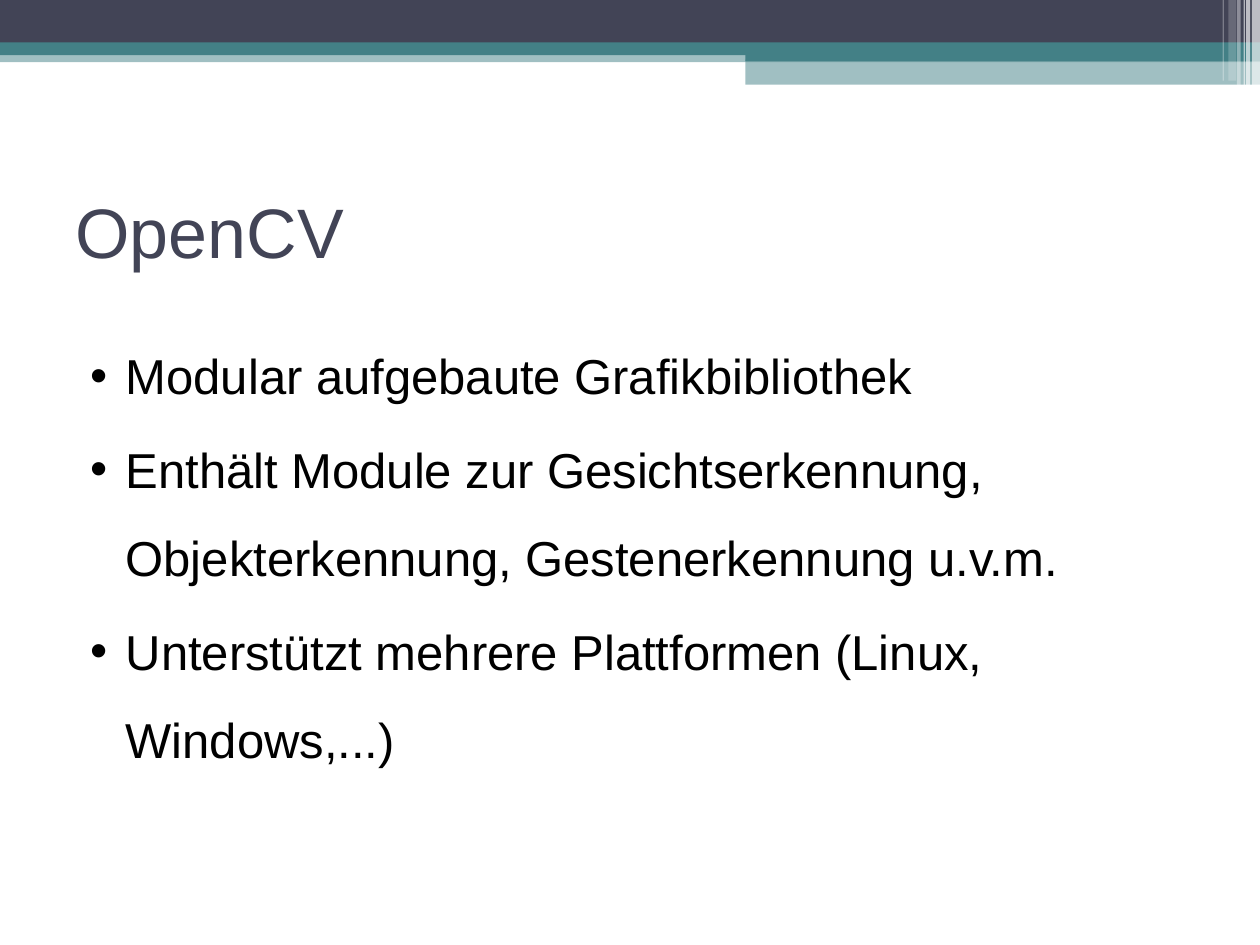
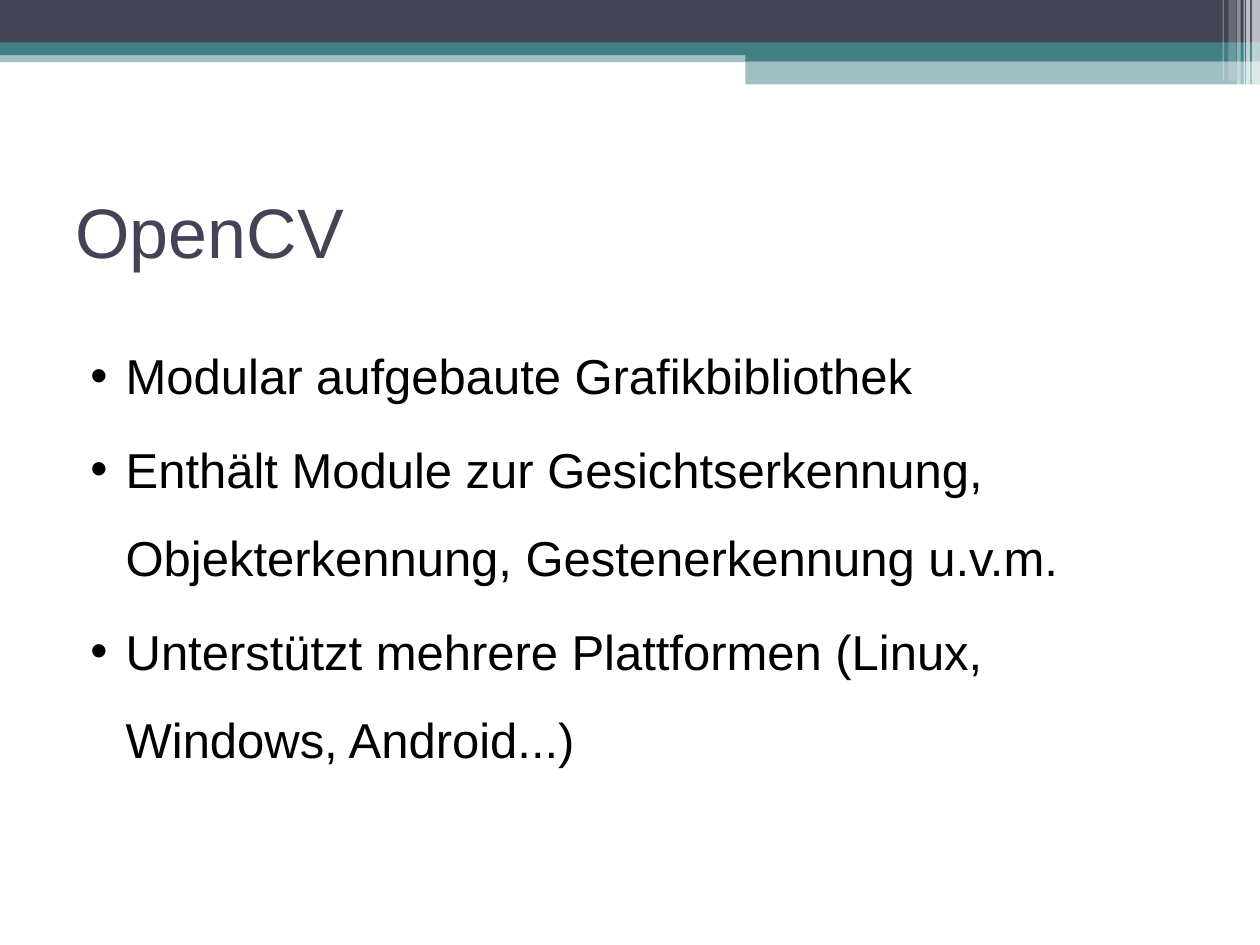
Before and after one commit to swp2013riot/riot-opencv-port, a slide deck: slide 5 of doc/slides/intro_presentation.odp (slide 6 before the commit). Drawn at 1260x945 pixels with LibreOffice and Linux fonts; fonts in the diff are those of the drawing. Boxes give left, top, right and bottom in pixels: in the first picture for what was removed or moved away, otherwise in the second. Text is boxed around its words. In the diff, an @@ line names an element or a change of style, - is before the commit and + after.

```diff
--- a/doc/slides/intro_presentation.odp
+++ b/doc/slides/intro_presentation.odp
@@ text at (126,634,982,768): text changed @@
-• Unterstützt mehrere Plattformen (Linux, Windows,...)
+• Unterstützt mehrere Plattformen (Linux, Windows, Android...)
```
Also in this commit, not shown: 2 other slides changed, 1 slide added, 2 slides removed, 3 other files.
